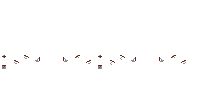
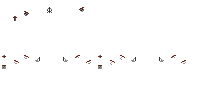
Before/after of a 200 × 108 layered artwork. What changed in the layer stack:
added layer "Layer 13" above "Layer 12" over [13, 7, 84, 21]